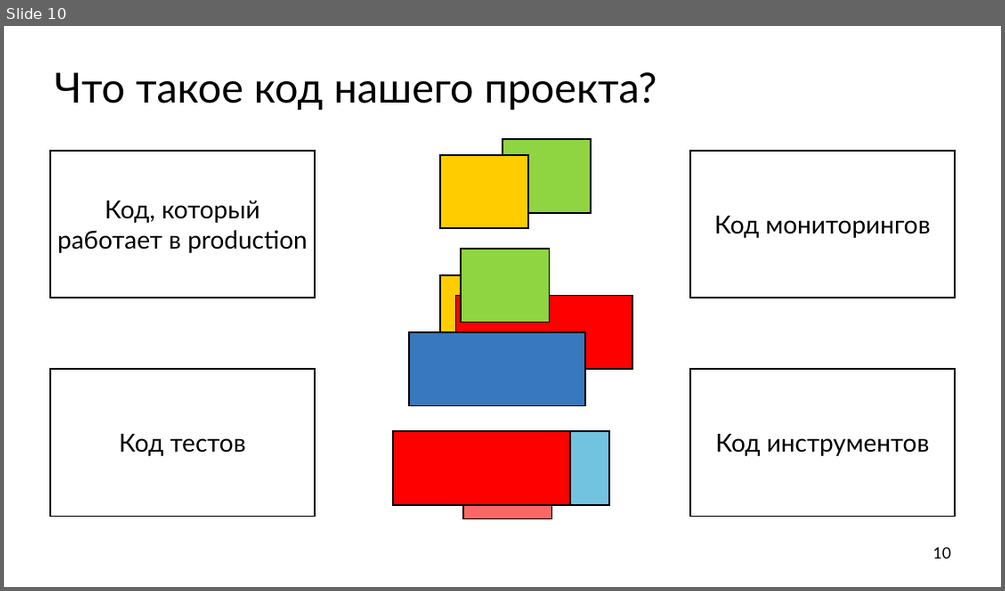
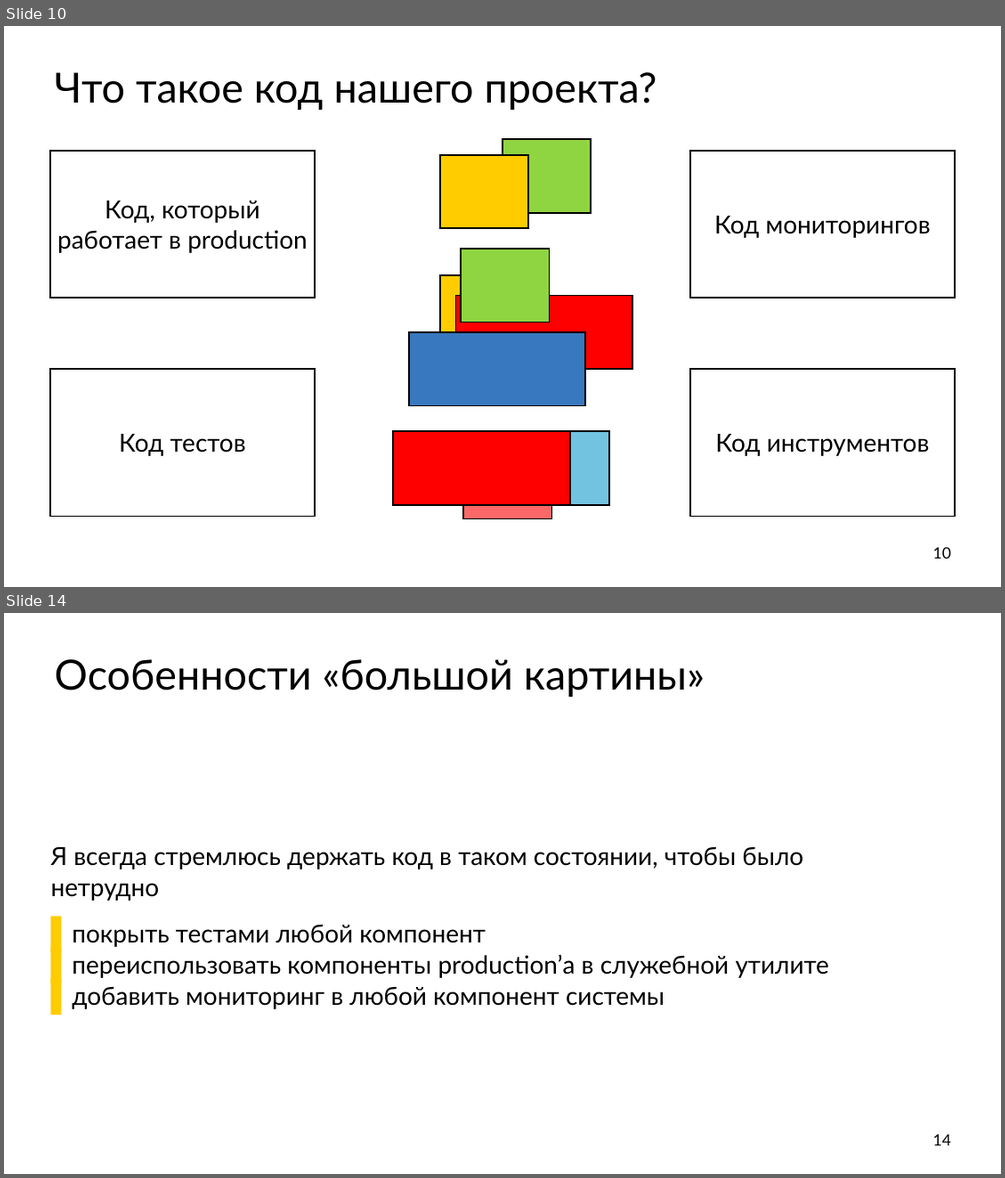
Before and after one commit to ishfb/cpprus17, a slide deck: slides.pptx. Shown one above the other, each under a label of ours: slide 10 before the commit, slides 10 and 14 after it; the slides between them are not shown. The pictures are 1005x591 and 1005x1178 pixels, drawn with LibreOffice and Linux fonts; fonts in the diff are those of the drawing. Boxes give left, top, right and bottom in pixels: in the first picture for what was removed or moved away, otherwise in the second. Text is boxed around its words. In the diff, an @@ line names an element or a change of style, - is before the commit and + after.

```diff
--- a/slides.pptx
+++ b/slides.pptx
@@ slide 14 added at [4,613,1001,1174], background #FFFFFF @@
@@ title added at [55,659,704,697], 80 pt, text #000000 @@
+Особенности «большой картины»
@@ text added at [51,847,829,1009], 48 pt, text #000000 @@
+Я всегда стремлюсь держать код в таком состоянии, чтобы было нетрудно
+  ▌ покрыть тестами любой компонент
+  ▌ переиспользовать компоненты production’а в служебной утилите
+  ▌ добавить мониторинг в любой компонент системы
@@ page number added at [933,1134,951,1145], 30 pt, text #000000 @@
+14
```
Also in this commit, not shown: 8 other slides added.
